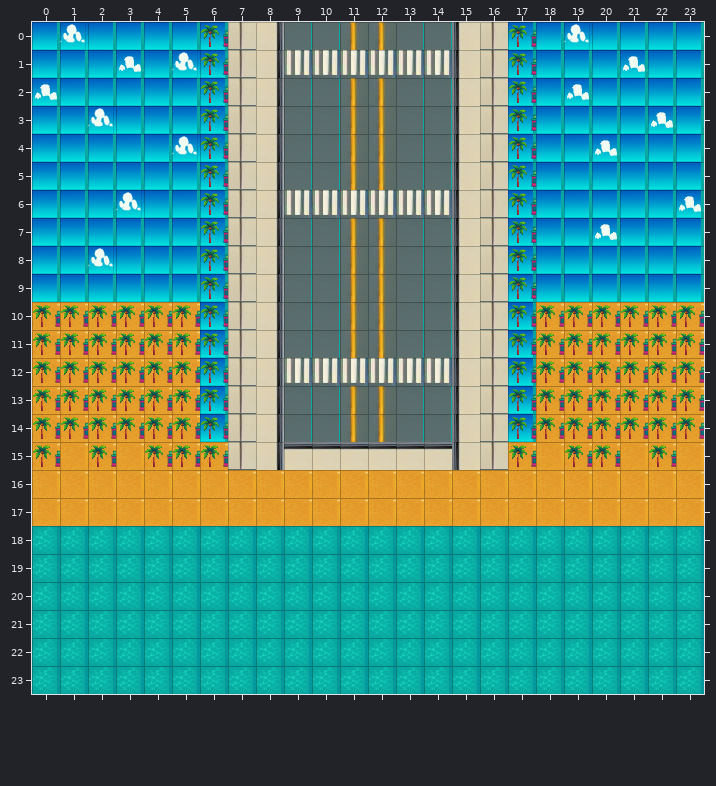
An edit to a level. Tiled map, assets/Maps/level1/Level_1_Frame_1.tmx. The first picture shows the starting point.
Cells are 32x32 px. Shown: x 0..23, y 0..23.
Now the later version:
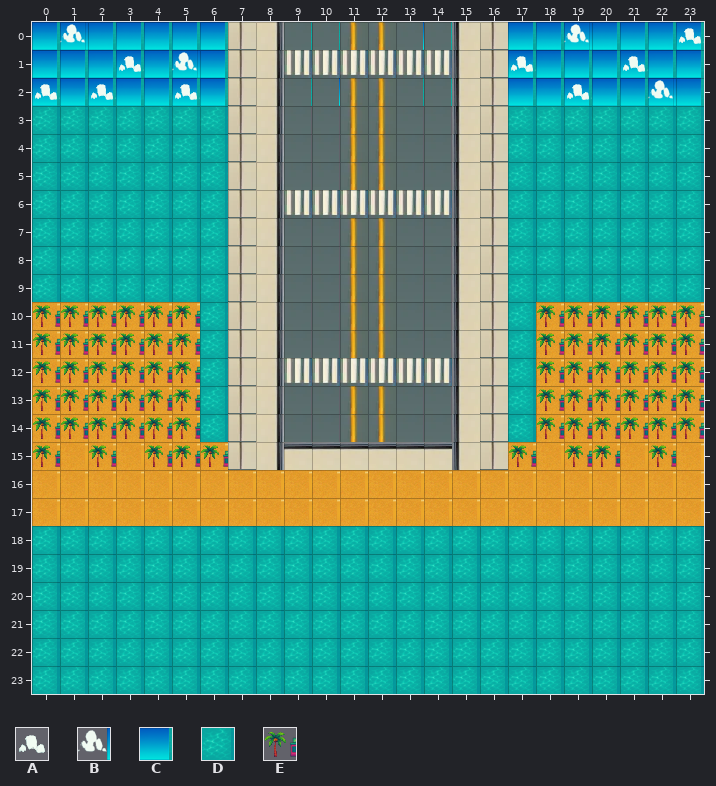
Key: from "TileSet_1": A 0, B 1, C 2, D 3, E 20.
_ is an empty cell, . an unchanged one.
The author wrote: feat: add initial level 1 tilemap with road, beach and customer spawn points
Changes in this commit:
--- layer "Sky"
@@ x 0..23 @@
- 3 CCCCCCC..CC..CC..CCCCCCC
- 4 CCCCCCC..CC..CC..CCCCCCC
- 5 CCCCCCC..CC..CC..CCCCCCC
- 6 CCCCCCC..........CCCCCCC
- 7 CCCCCCC..CC..CC..CCCCCCC
- 8 CCCCCCC..CC..CC..CCCCCCC
- 9 CCCCCCC..CC..CC..CCCCCCC
-10 ......C..CC..CC..C......
-11 ......C..CC..CC..C......
-12 ......C..........C......
-13 ......C..CC..CC..C......
-14 ......C..CC..CC..C......
+ 3 _______..__..__.._______
+ 4 _______..__..__.._______
+ 5 _______..__..__.._______
+ 6 _______.........._______
+ 7 _______..__..__.._______
+ 8 _______..__..__.._______
+ 9 _______..__..__.._______
+10 ......_..__..__.._......
+11 ......_..__..__.._......
+12 ......_.........._......
+13 ......_..__..__.._......
+14 ......_..__..__.._......
--- layer "Clouds"
@@ x 2..23 @@
- 0 ..........._........._
- 1 ..............._......
- 2 _.._...._..........._.
- 3 B...................A.
- 4 ...B..............A...
+ 0 ...........B.........A
+ 1 ...............A......
+ 2 A..A....B...........B.
+ 3 _..................._.
+ 4 ..._.............._...
@@ x 2..23 @@
- 6 .B...................A
- 7 ..................A...
- 8 B.....................
+ 6 ._..................._
+ 7 .................._...
+ 8 _.....................
--- layer "Ocean"
@@ x 0..23 @@
- 3 _______.........._______
- 4 _______.........._______
- 5 _______.........._______
- 6 _______.........._______
- 7 _______.........._______
- 8 _______.........._______
- 9 _______.........._______
-10 ......_.........._......
-11 ......_.........._......
-12 ......_.........._......
-13 ......_.........._......
-14 ......_.........._......
+ 3 DDDDDDD..........DDDDDDD
+ 4 DDDDDDD..........DDDDDDD
+ 5 DDDDDDD..........DDDDDDD
+ 6 DDDDDDD..........DDDDDDD
+ 7 DDDDDDD..........DDDDDDD
+ 8 DDDDDDD..........DDDDDDD
+ 9 DDDDDDD..........DDDDDDD
+10 ......D..........D......
+11 ......D..........D......
+12 ......D..........D......
+13 ......D..........D......
+14 ......D..........D......
--- layer "Interactables"
@@ x 6..17 @@
- 0 E..........E
- 1 E..........E
- 2 E..........E
- 3 E..........E
- 4 E..........E
- 5 E..........E
- 6 E..........E
- 7 E..........E
- 8 E..........E
- 9 E..........E
-10 E..........E
-11 E..........E
-12 E..........E
-13 E..........E
-14 E..........E
+ 0 _.........._
+ 1 _.........._
+ 2 _.........._
+ 3 _.........._
+ 4 _.........._
+ 5 _.........._
+ 6 _.........._
+ 7 _.........._
+ 8 _.........._
+ 9 _.........._
+10 _.........._
+11 _.........._
+12 _.........._
+13 _.........._
+14 _.........._
